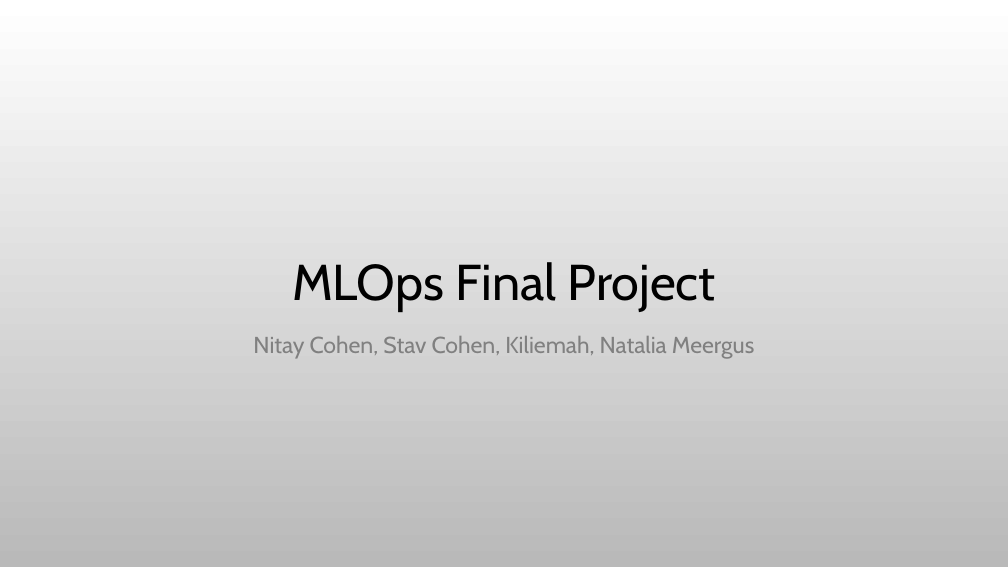
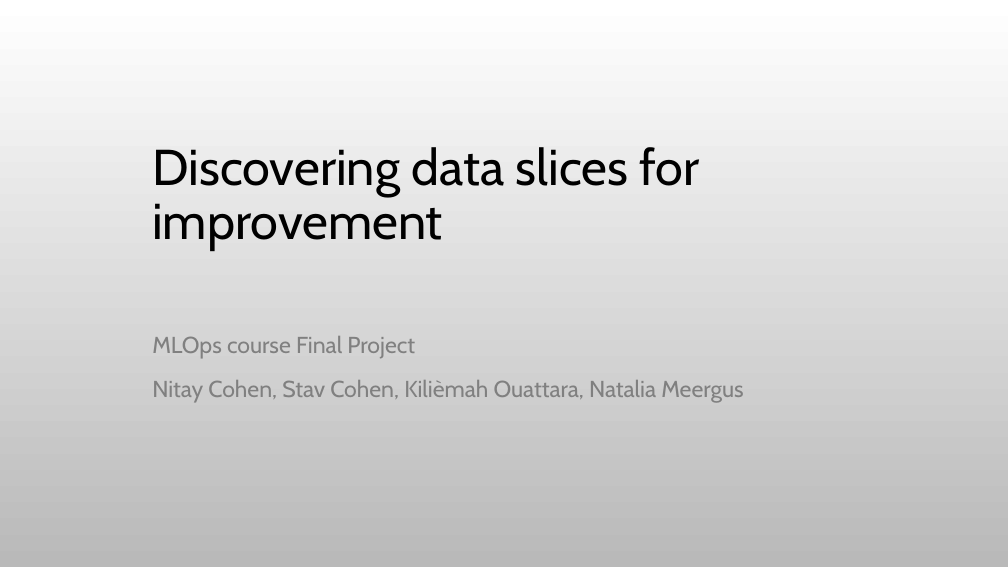
Before and after one commit to stavco9/mlops-final-project, a slide deck: slide 1 of docs/MLOps Final Project.pptx. Drawn at 1008x567 pixels with LibreOffice and Linux fonts; fonts in the diff are those of the drawing; background and template pictures are left out. Boxes give left, top, right and bottom in pixels: in the first picture for what was removed or moved away, otherwise in the second. Text is boxed around its words. In the diff, an @@ line names an element or a change of style, - is before the commit and + after.

```diff
--- a/docs/MLOps Final Project.pptx
+++ b/docs/MLOps Final Project.pptx
@@ title at box(152, 147, 700, 250): text changed @@
-MLOps Final Project
+Discovering data slices for improvement
@@ subtitle at box(152, 336, 743, 403): text changed @@
-Nitay Cohen, Stav Cohen, Kiliemah, Natalia Meergus
+MLOps course Final Project
+Nitay Cohen, Stav Cohen, Kilièmah Ouattara, Natalia Meergus
```
Also in this commit, not shown: 6 other slides changed, 7 slides added.
